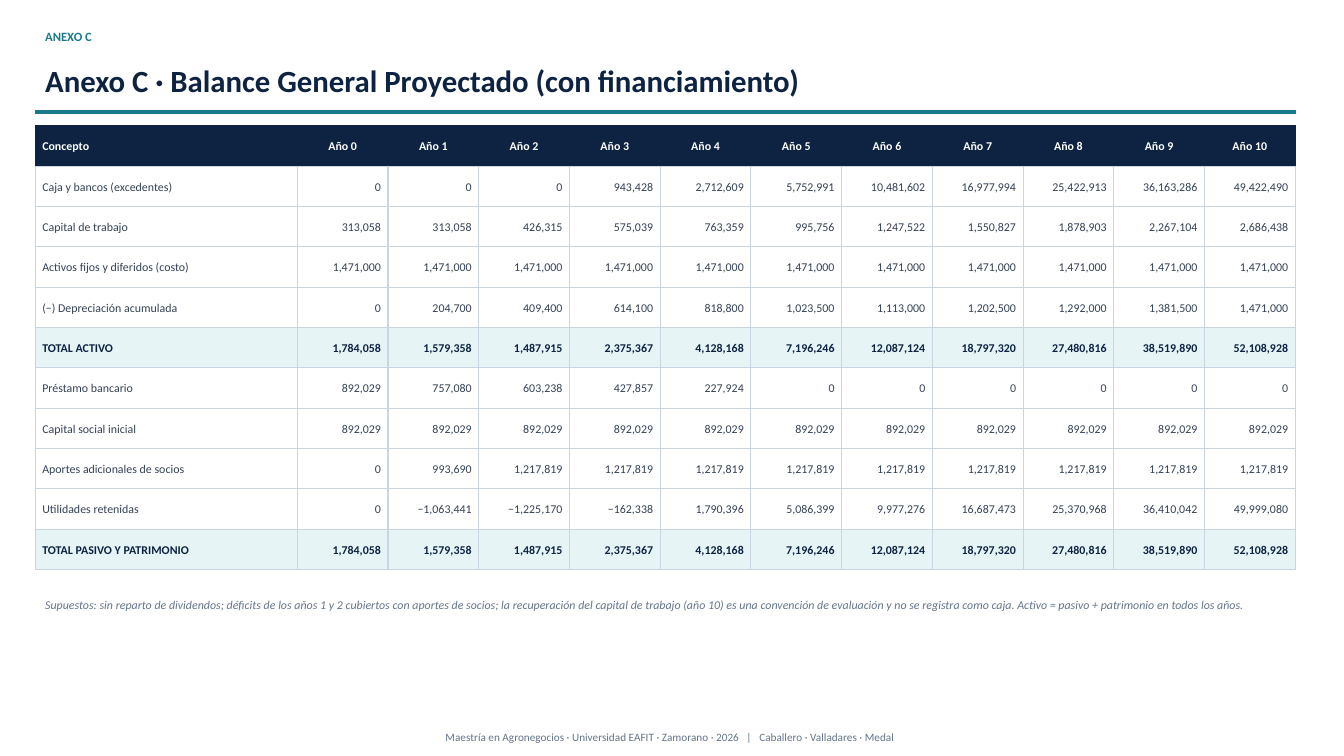
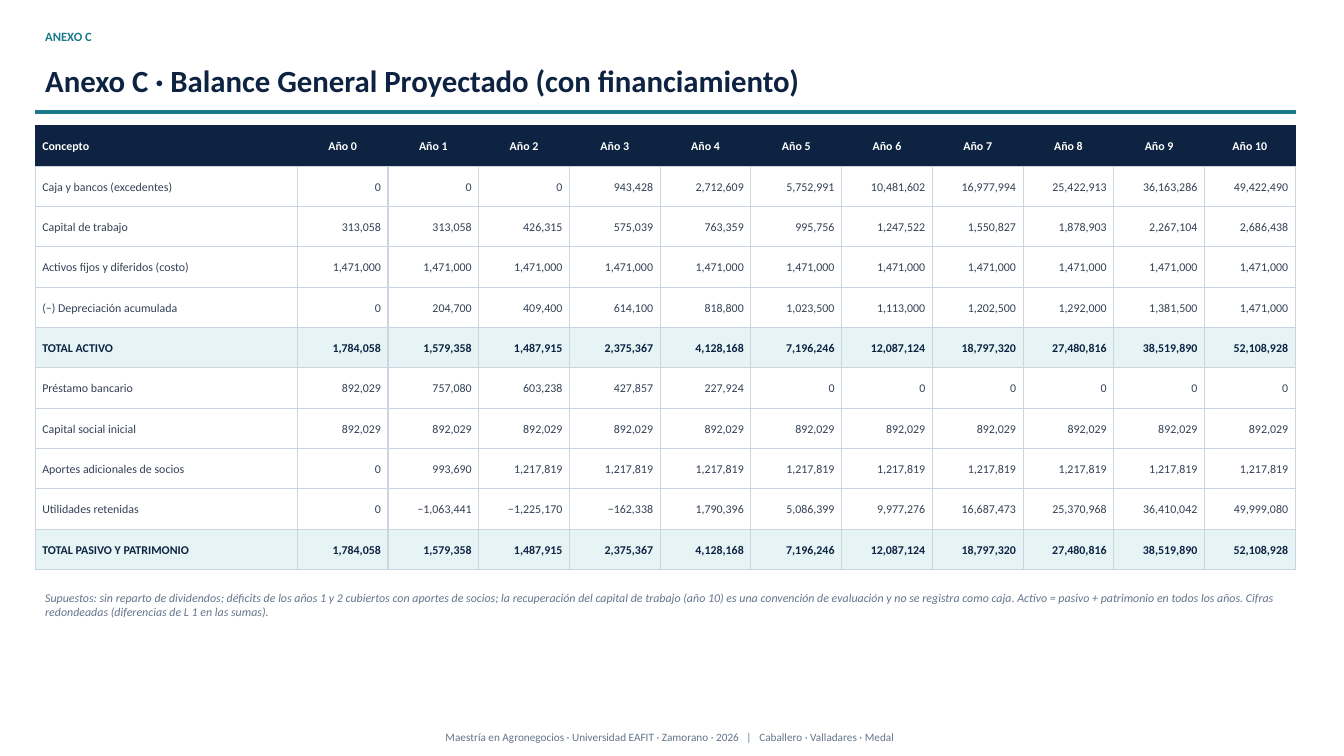
Before and after one commit to modelqdeluxe-ops/ss, a slide deck: slide 42 of Defensa_Tesis_Jaime_Fredy_Horacio_corregida.pptx. Drawn at 1344x756 pixels with LibreOffice and Linux fonts; fonts in the diff are those of the drawing. Boxes give left, top, right and bottom in pixels: in the first picture for what was removed or moved away, otherwise in the second. Text is boxed around its words. In the diff, an @@ line names an element or a change of style, - is before the commit and + after.

```diff
--- a/Defensa_Tesis_Jaime_Fredy_Horacio_corregida.pptx
+++ b/Defensa_Tesis_Jaime_Fredy_Horacio_corregida.pptx
@@ text at (45,593,1273,618): text changed @@
-Supuestos: sin reparto de dividendos; déficits de los años 1 y 2 cubiertos con aportes de socios; la recuperación del capital de trabajo (año 10) es una convención de evaluación y no se registra como caja. Activo = pasivo + patrimonio en todos los años.
+Supuestos: sin reparto de dividendos; déficits de los años 1 y 2 cubiertos con aportes de socios; la recuperación del capital de trabajo (año 10) es una convención de evaluación y no se registra como caja. Activo = pasivo + patrimonio en todos los años. Cifras redondeadas (diferencias de L 1 en las sumas).
```
Also in this commit, not shown: 12 other slides changed, 1 other file.
